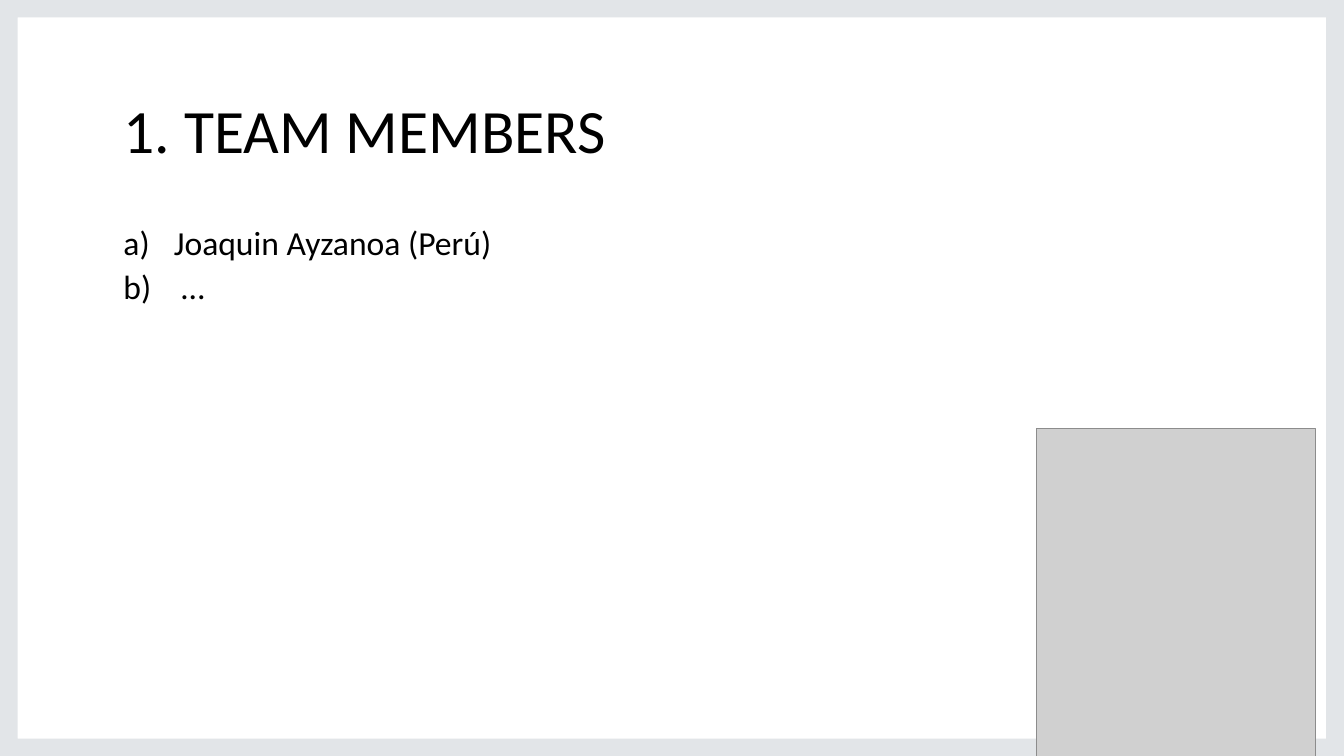
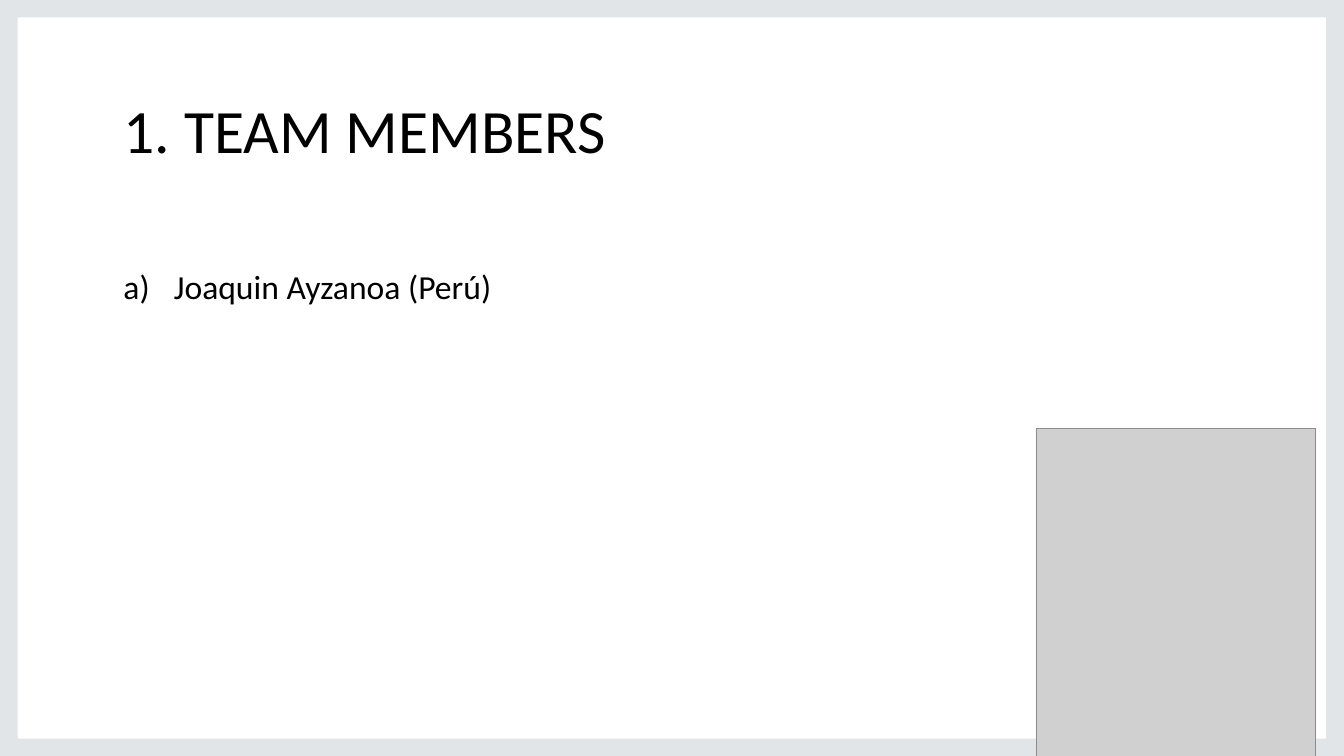
Before and after one commit to JoaquinAyzanoa/PortafolioJA, a slide deck: slide 2 of Fracture Bone Detection/BFD presentation.pptx. Drawn at 1344x756 pixels with LibreOffice and Linux fonts; fonts in the diff are those of the drawing; grey boxes stand for pictures; background and template pictures are left out. Boxes give left, top, right and bottom in pixels: in the first picture for what was removed or moved away, otherwise in the second. Text is boxed around its words. In the diff, an @@ line names an element or a change of style, - is before the commit and + after.

```diff
--- a/Fracture Bone Detection/BFD presentation.pptx
+++ b/Fracture Bone Detection/BFD presentation.pptx
@@ text at (174,274,491,305): paragraph removed @@
-b) …
```
Also in this commit, not shown: 15 slides added, 1 slide removed, 17 other files.
